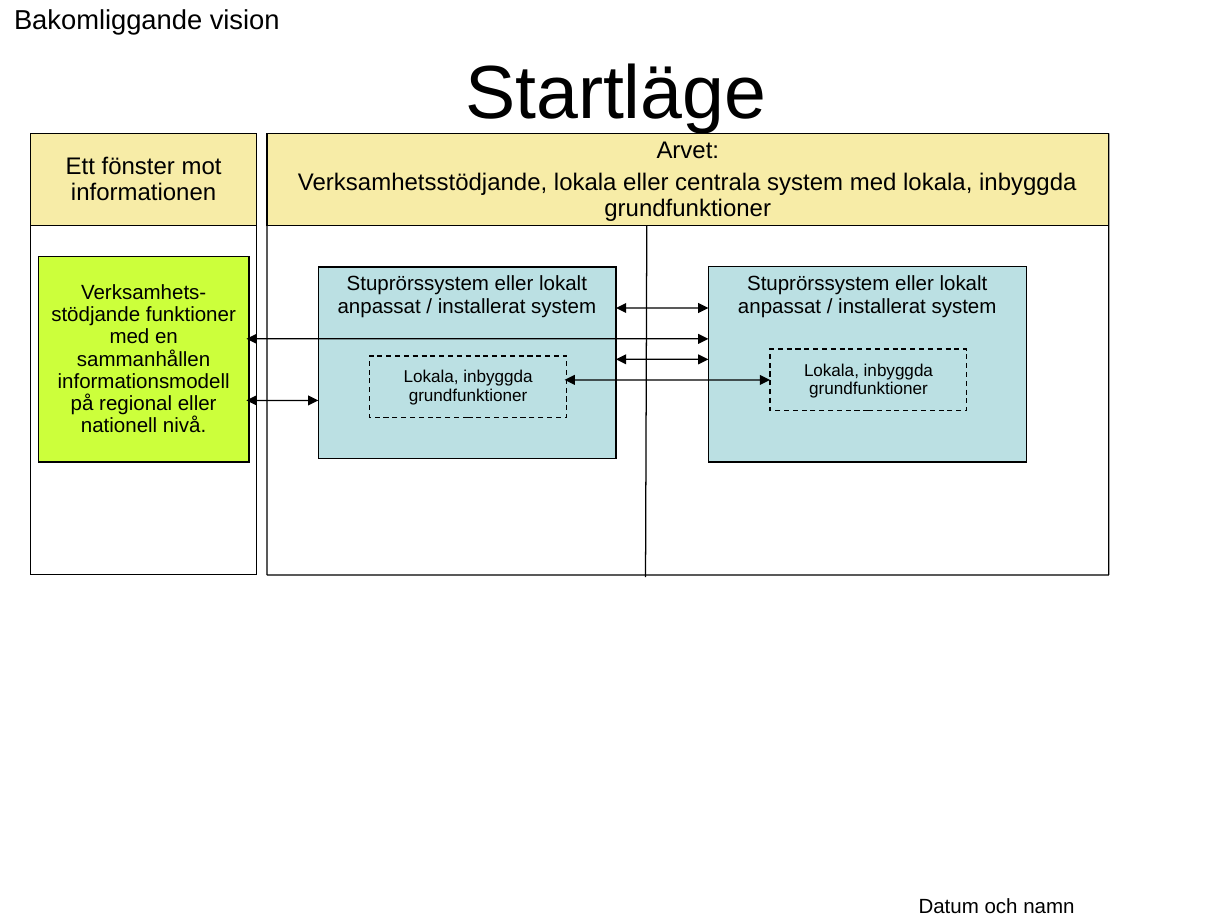
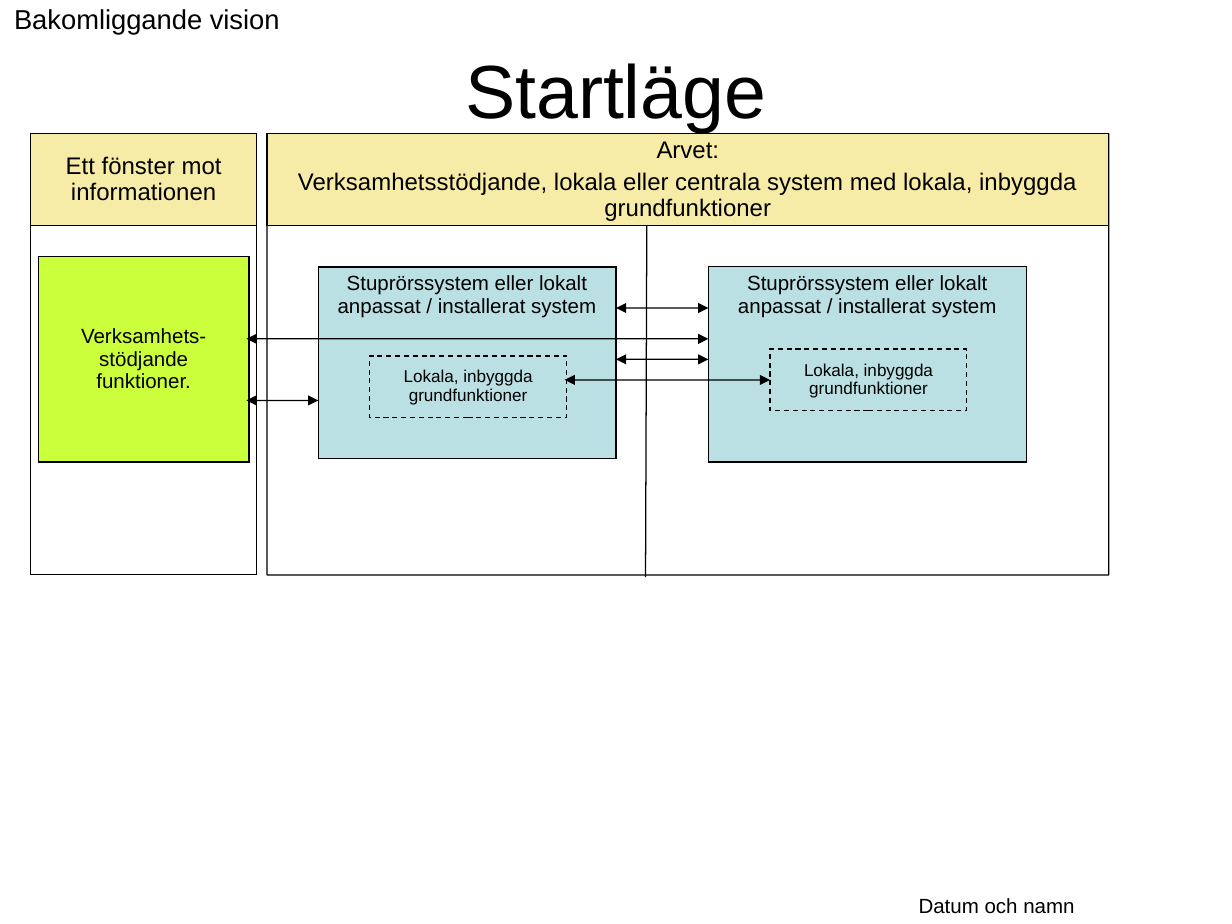
Before and after one commit to Vastra-Gotalandsregionen/oppna-program-hsatools, a slide deck: slide 9 of reference-architecture/Introduktion/Referensarkitektur_oversikt.ppt. Drawn at 1232x924 pixels with LibreOffice and Linux fonts; fonts in the diff are those of the drawing; background and template pictures are left out. Boxes give left, top, right and bottom in pixels: in the first picture for what was removed or moved away, otherwise in the second. Text is boxed around its words. In the diff, an @@ line names an element or a change of style, - is before the commit and + after.

```diff
--- a/reference-architecture/Introduktion/Referensarkitektur_oversikt.ppt
+++ b/reference-architecture/Introduktion/Referensarkitektur_oversikt.ppt
@@ text in rectangle at (81, 328, 206, 389): text changed @@
-Verksamhets- stödjande funktioner med en sammanhållen informationsmodell på regional eller nationell nivå.
+Verksamhets- stödjande funktioner.
```
Also in this commit, not shown: 2 other slides changed, 1 other file.
